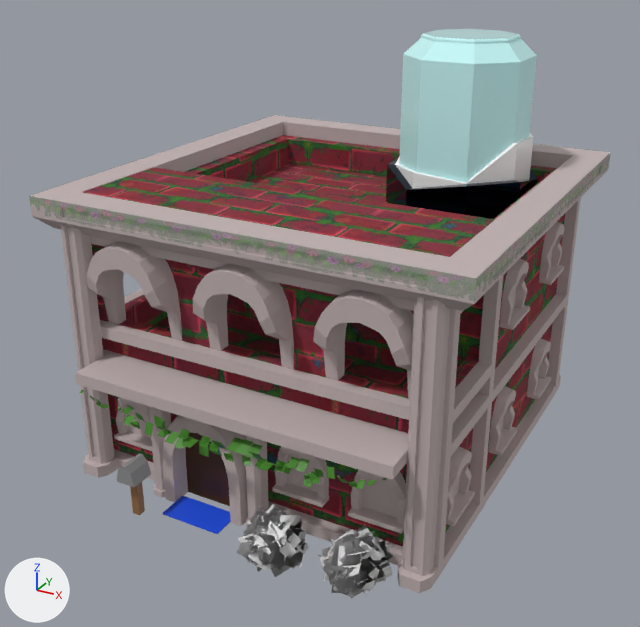
The FBX model PokemonGame/Assets/Models/FBX/Buildings/ArtNouveau_SolarHouse_1.fbx: old version first, new version second.
Camera for both pictures: a 50 mm camera at (6.19, -12.43, 8.04) aimed at (-0.01, -1.16, 2.41). The lights are fixed; the arrows at lower left show +X, +Y and +Z. Where no turn or scale is listed for an object, it has been applied to the vertices.

Objects in the first picture: 'Bushes', 'Door', 'Doormat', 'FlowerVine', 'House Base', 'Mailbox', 'Stone', 'TankBase', 'TankBaseTrim', 'TankGlass', 'WindowGlass'.
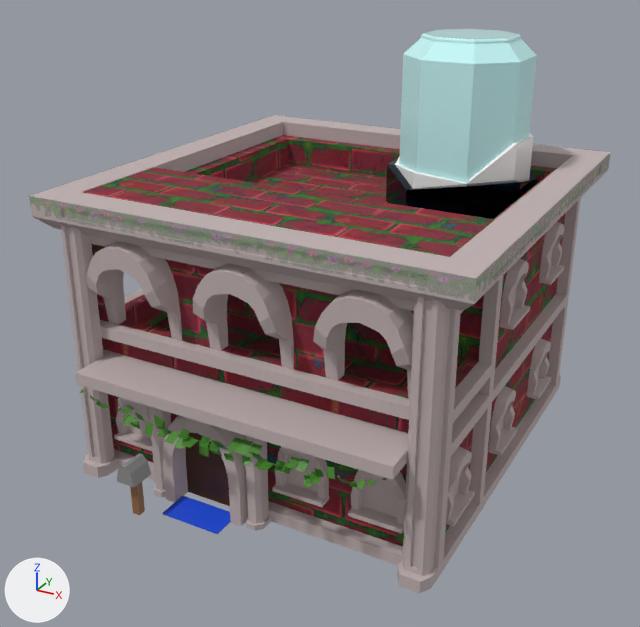
The newer file is also rescaled (x0.81), turned or shifted as a whole; pictures and numbers use the older file's frame.

Location of each change, (x1, y1, x2, y2) in pixels of the pictures (640 x 627 px):
'Bushes', deleted
    before: (237, 504, 395, 598)

Patch to the scene script:
```diff
--- a/PokemonGame/Assets/Models/FBX/Buildings/ArtNouveau_SolarHouse_1.fbx.py
+++ b/PokemonGame/Assets/Models/FBX/Buildings/ArtNouveau_SolarHouse_1.fbx.py
@@ ob_bushes @@
-ob_bushes = bpy.data.objects.new('Bushes', me_plane_001)
-ob_bushes.location = (0.0, 0.0, 0.0)
```
